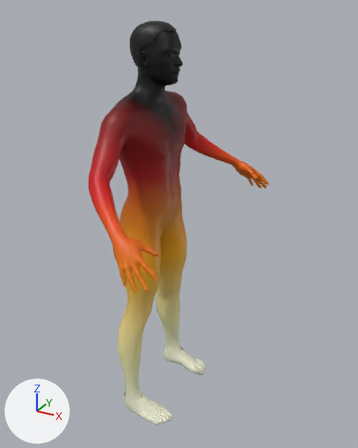
The glTF model ciclista_m.glb as it was, and as the next commit left it.
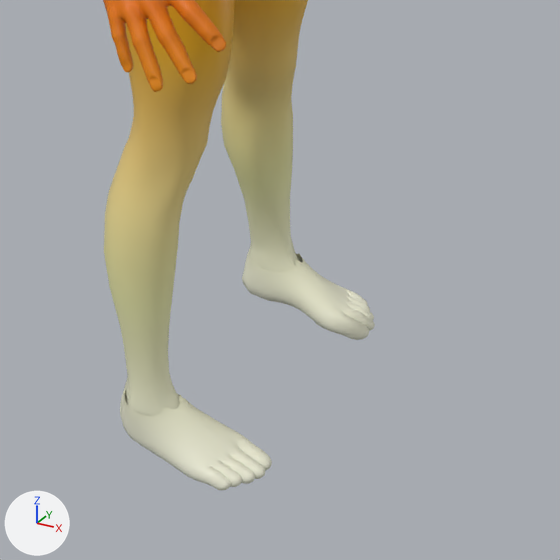
Each version appears first whole from a 50 mm lens placed at (1.114, -1.733, 1.801), pointed at (0.147, 0.026, 0.921), and next in a close-up on the part from 23% to 75% of the width and 59% to 100% of the height. Lighting does not change. The marker at lower left points along +X, +Y and +Z. The last two pictures show the newer version. Vertices at exactly the same position are counted once.

The older version as bpy lines, for what is in view:
```python
me_base = bpy.data.meshes.new('base')
me_base.from_pydata(...)  # 16204 vertices, 32206 faces; spans x -0.09..0.38, y -0.59..0.59, z 0.0..1.75
me_base.materials.append(mat_pele)
me_base.materials.append(mat_tronco)
me_base.materials.append(mat_braco)
me_base.materials.append(mat_perna)
me_base.materials.append(mat_sapato)
me_base.materials.append(mat_meia)
me_base.materials.append(mat_olho)
me_base.materials.append(mat_iris)
me_base.materials.append(mat_pupila)
me_base.materials.append(mat_cabelo)
me_base.materials.append(mat_sobrancelha)
ob_corpo = bpy.data.objects.new('Corpo', me_base)
ob_corpo.location = (0.0, 0.0, 0.0)
```
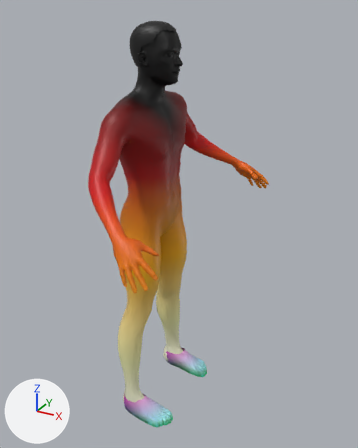
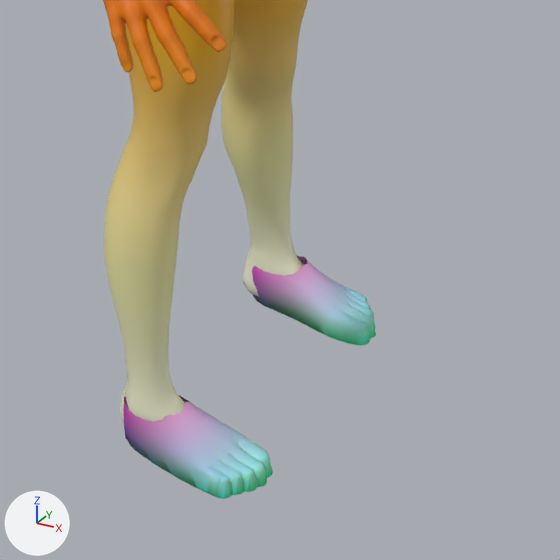
Where the change shows, as pixel boxes [x1, y1, x2, y2] in the close-ups (560 x 560 px; the box of a moved part takes in the faces that stretch with it):
'Corpo', reshaped
    before: [103, 0, 375, 490]
    after: [103, 0, 376, 499]
part 1 of me_base, moved or reshaped
    before: [247, 254, 375, 340]
    after: [252, 255, 376, 346]
part 2 of me_base, moved or reshaped
    before: [122, 389, 272, 490]
    after: [124, 397, 273, 499]
part 3 of me_base, recoloured
    before: [121, 254, 375, 490]
    after: [123, 255, 376, 499]

The change in detail:
me_base is used by ob_corpo; location (0.0, 0.0, 0.0).
me_base had 16204 vertices, 32206 faces and spanned x -0.09..0.38, y -0.59..0.59, z 0.0..1.75.
me_base now has 16204 vertices, 32206 faces and spans x -0.09..0.38, y -0.59..0.59, z -0.01..1.75.
me_base part 1: 589 of 16204 vertices moved; they spanned x -0.04..0.22, y 0.15..0.25, z 0.0..0.1 and now span x -0.03..0.23, y 0.15..0.25, z -0.01..0.09; mean shift (0.0, 0.0, -0.01); largest move (0.04, 0.24, 0.02) -> (0.04, 0.24, 0.0).
me_base part 2: 589 of 16204 vertices moved; they spanned x -0.04..0.22, y -0.25..-0.15, z 0.0..0.1 and now span x -0.03..0.23, y -0.25..-0.15, z -0.01..0.09; mean shift (0.0, 0.0, -0.01); largest move (0.04, -0.24, 0.02) -> (0.04, -0.24, 0.0).
me_base part 3: 4186 kept faces spanning x -0.03..0.23, y -0.25..0.25, z -0.01..0.09 get new vertex colours.
